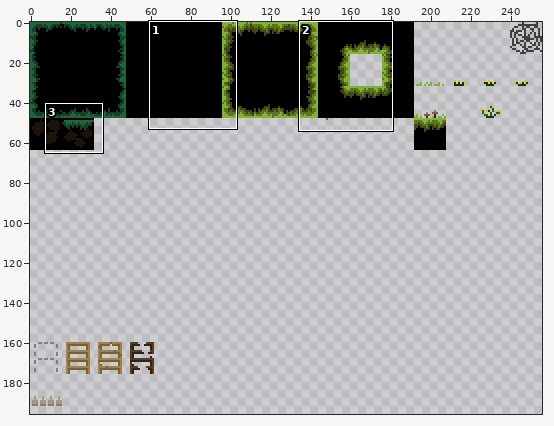
Two versions of one pixel-art file, assets/tileset1.aseprite. The picture above shows the old version from afar; the outline marks the close-up.
Close-up. Before the commit:
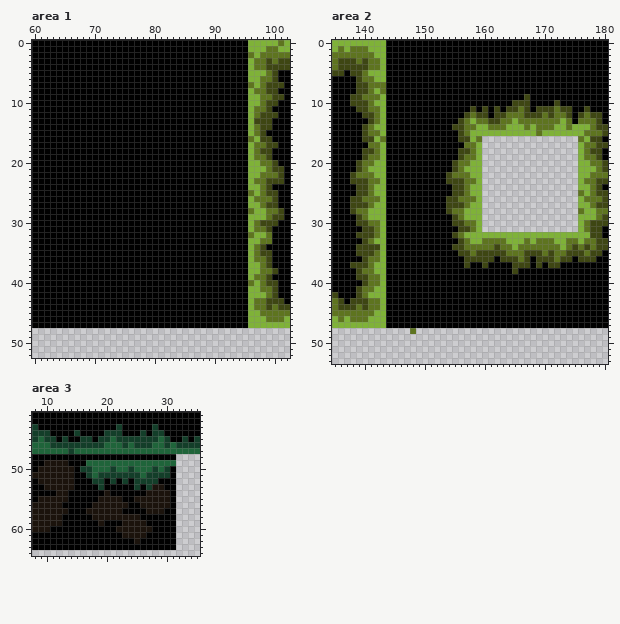
256x256 pixels, 1 frame. Colours within 5 levels of each other are drawn and written as one. Shown: area 1: x 60..102, y 0..52; area 2: x 135..180, y 0..53; area 3: x 8..35, y 41..64. The wide view leaves out empty margins.
The result:
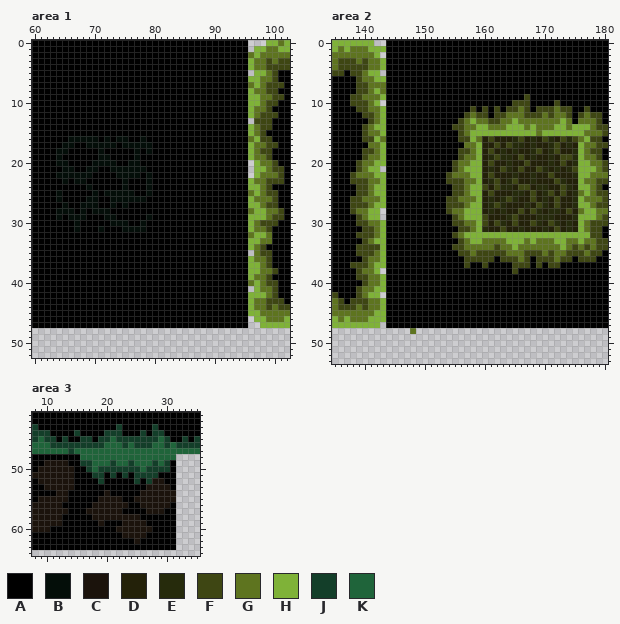
Palette (. is transparent): A #000000  B #040e09  C #1b130c  D #232109  E #262b0c  F #3e4613  G #5e741f  H #7fb238  J #133e29  K #1f643a
Change:
Changed rows in their new state; - is an unchanged pixel.
Area 1:
first column x 96:
 0 ...
 1 .--
first column x 96:
 5 .
first column x 64:
13 --------------------------------.
16 --BBBBB-B-BB--B------------------
17 -BB--BBBBB-BBBBB-----------------
18 BB-----B-----B-B-----------------
19 B------BB----B-------------------
20 BB----BBBB--BB------------------.
21 -BB--BB--BBBBBB-----------------.
22 BBBBBB----BBBB-B----------------.
23 -B-BB------B---B-----------------
24 -----B-----B---B-----------------
25 B-----B-BBBBB--B-----------------
26 B----BB--BBBBBB------------------
27 -B--BBB--B-B---------------------
28 BBB-B-BBB------------------------
29 B-BBB---BB-----B-----------------
30 ---B-----BBB--B------------------
31 ---B---B---BBBB------------------
first column x 96:
35 .
first column x 96:
41 .
first column x 96:
46 .-
47 ..
Area 2:
first column x 142:
 0 ..
 2 -.
 5 -.
first column x 143:
10 .
first column x 143:
16 -----------------DFDDDEFDEDFEDFEF
17 -----------------DDFDFEEDEDDEFDED
18 -----------------DFDEDEDDEFDEFDDE
19 -----------------DEFEEDFDEDDEDFFE
20 -----------------DFDDEDDFDDDEDFDE
21 .----------------DEDFEDFDDFEDEDEF
22 -----------------DFDDDEDDEDDFDDDE
23 -----------------DEFDEFDDEDDDFEDD
24 -----------------FDFEEDFFDEEDDFED
25 -----------------DFDDDEEDFDEFDFDE
26 -----------------DEDEFEDDFDEDFDDE
27 -----------------DEFEDDDEDFEDFDDE
28 .----------------DEDEDDFDFEDEEDFD
29 .----------------FDDDEFDDDEEEDDDE
30 -----------------FDFEDFDDFEDFEDED
31 -----------------EDDFDDEDDDEDFDED
first column x 143:
38 .
first column x 143:
42 .
first column x 143:
47 .
Area 3:
first column x 16:
48 KKKKKKKKKKKKKKKK
49 JJ---J--J---J-JA
50 A--JJ-JJ-J-J-J--
51 -AJ-A-A-A-J--AA-
52 --A--A-A--A-CC--
53 ---A-----A-C--C-
54 ----------C----C
55 ---------------C
